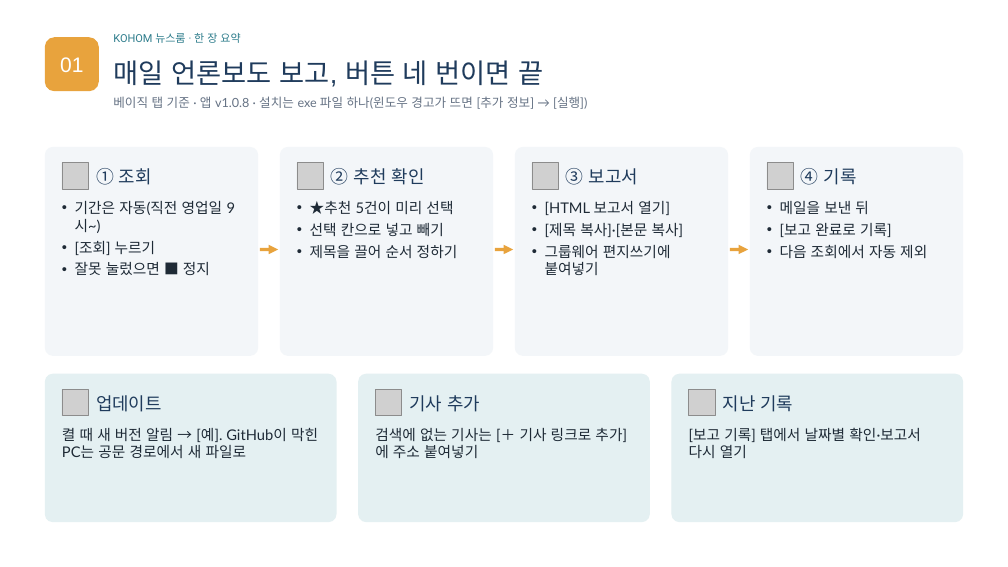
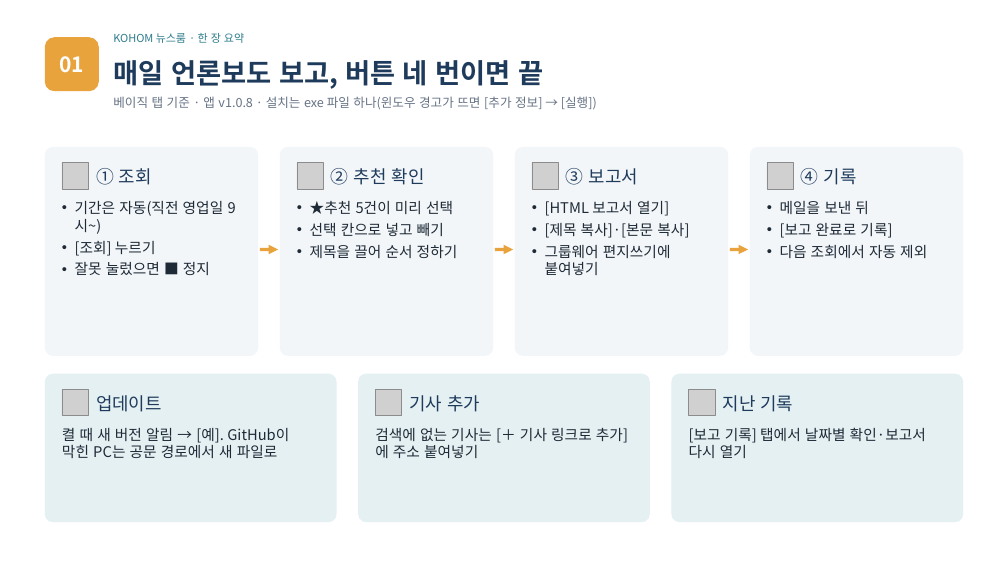
Before and after one commit to kohomkpi-code/news-monitor, a slide deck: slide 1 of docs/manual/2026_KOHOM뉴스룸_한장요약_설명자료.pptx. Drawn at 1008x567 pixels with LibreOffice and Linux fonts; fonts in the diff are those of the drawing; grey boxes stand for pictures. Boxes give left, top, right and bottom in pixels: in the first picture for what was removed or moved away, otherwise in the second. Text is boxed around its words. In the diff, an @@ line names an element or a change of style, - is before the commit and + after.

```diff
--- a/docs/manual/2026_KOHOM뉴스룸_한장요약_설명자료.pptx
+++ b/docs/manual/2026_KOHOM뉴스룸_한장요약_설명자료.pptx
@@ text "01" at [59,56,84,73]: font Arial to Noto Sans CJK KR, bold on @@
@@ text "매일 언론보도 보고, 버튼 네 ..." at [113,60,544,89]: font Arial to Noto Sans CJK KR, bold on @@
@@ text "KOHOM 뉴스룸 · 한 장 ..." at [113,33,244,43]: font Roboto to Noto Sans CJK KR @@
@@ font Lato to Noto Sans CJK KR in 8 elements at [113,96,597,110], [75,201,224,275], [310,201,458,258], [545,201,689,275], [780,201,927,258], [62,428,289,458], [375,428,628,458], [689,427,926,458] @@
```
Also in this commit, not shown: 6 other files.
